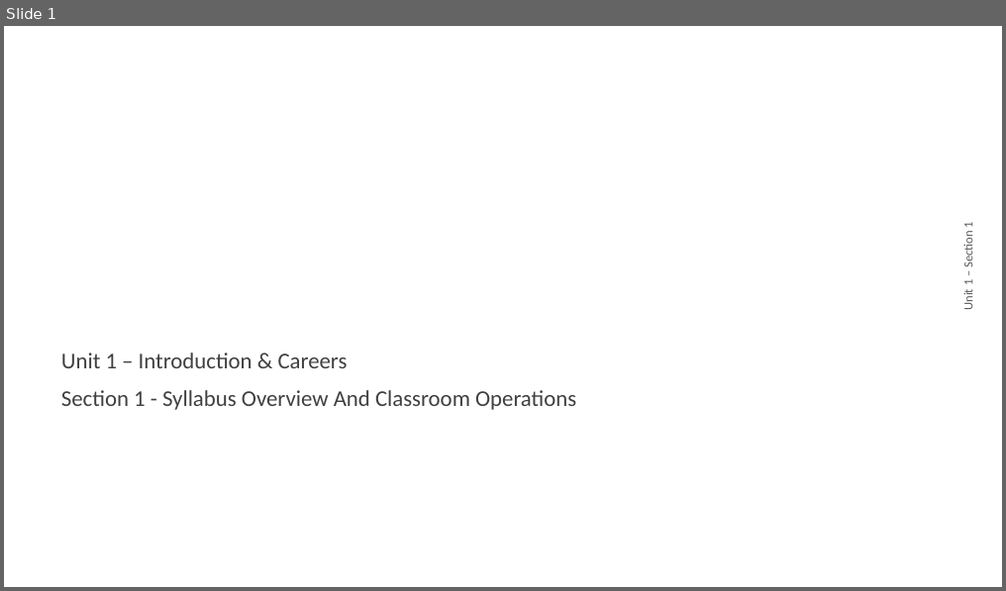
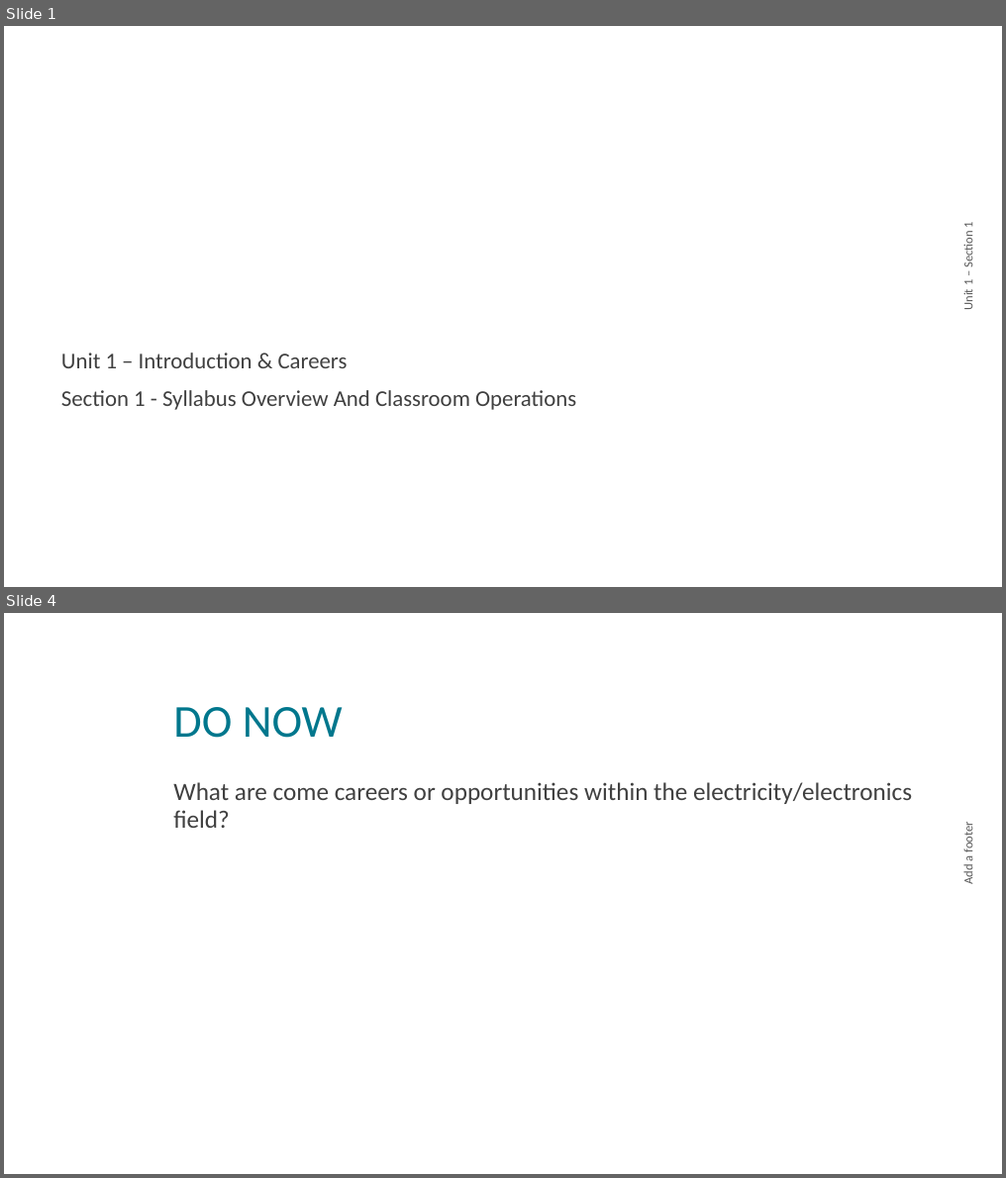
Before and after one commit to nickvertucci/Technology-Education-Curriculum, a slide deck: High School/Modern Electricity and Electronics/Unit 1 - Introduction & Design Process/Section 2 - Careers In Electricity and Electronics/Assets/Unit 1 - Section 1 - Careers.pptx. Shown one above the other, each under a label of ours: slide 1 before the commit, slides 1 and 4 after it; the slides between them are not shown. The pictures are 1006x591 and 1006x1178 pixels, drawn with LibreOffice and Linux fonts; fonts in the diff are those of the drawing; background and template pictures are left out. Boxes give left, top, right and bottom in pixels: in the first picture for what was removed or moved away, otherwise in the second. Text is boxed around its words. In the diff, an @@ line names an element or a change of style, - is before the commit and + after.

Commit message:
Careers Update

```diff
--- a/High School/Modern Electricity and Electronics/Unit 1 - Introduction & Design Process/Section 2 - Careers In Electricity and Electronics/Assets/Unit 1 - Section 1 - Careers.pptx
+++ b/High School/Modern Electricity and Electronics/Unit 1 - Introduction & Design Process/Section 2 - Careers In Electricity and Electronics/Assets/Unit 1 - Section 1 - Careers.pptx
@@ slide 4 added at [4,613,1002,1174], background picture (left out) @@
@@ title added at [173,707,343,738], 44 pt, text #00778D @@
+DO NOW
@@ text added at [173,782,912,828], 24 pt, text #404040 @@
+What are come careers or opportunities within the electricity/electronics field?
@@ text added at [960,826,975,884], 12 pt, text #595959 @@
+Add a footer
```
Also in this commit, not shown: 2 slides changed, 2 other slides added, 2 slides removed.
